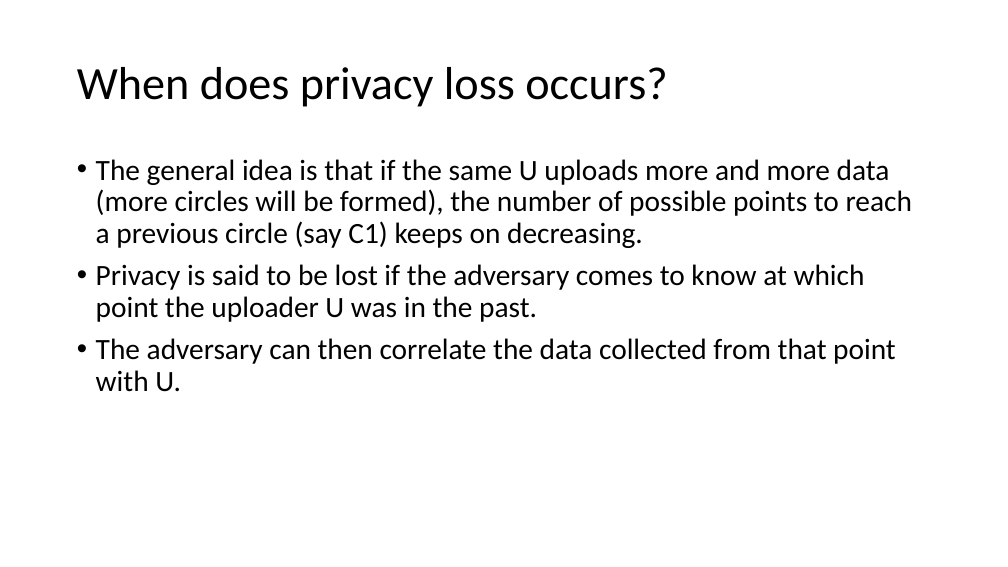
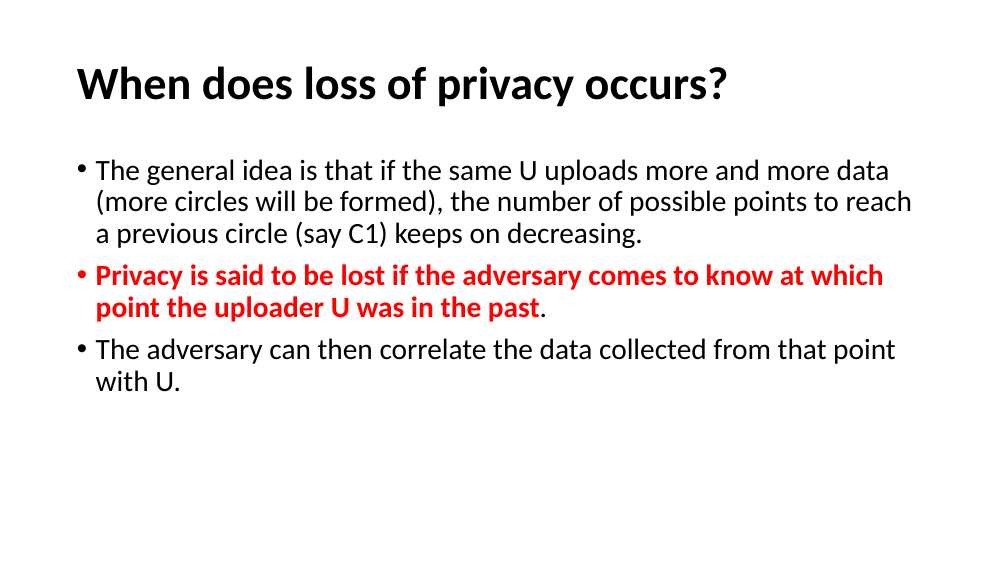
Before and after one commit to anuj-dimri25/Random-Delay-and-Indirections, a slide deck: slide 23 of proposal_dec.pptx (slide 19 before the commit). Drawn at 1008x567 pixels with LibreOffice and Linux fonts; fonts in the diff are those of the drawing. Boxes give left, top, right and bottom in pixels: in the first picture for what was removed or moved away, otherwise in the second. Text is boxed around its words. In the diff, an @@ line names an element or a change of style, - is before the commit and + after.

```diff
--- a/proposal_dec.pptx
+++ b/proposal_dec.pptx
@@ title at box(77, 66, 729, 107): text changed; bold on @@
-When does privacy loss occurs?
+When does loss of privacy occurs?
@@ text at box(96, 264, 884, 322): text colour #000000 to #FF0000, bold on in "Privacy is said to be lost if ..." @@
```
Also in this commit, not shown: 24 other slides changed, 10 slides added, 2 slides removed.
